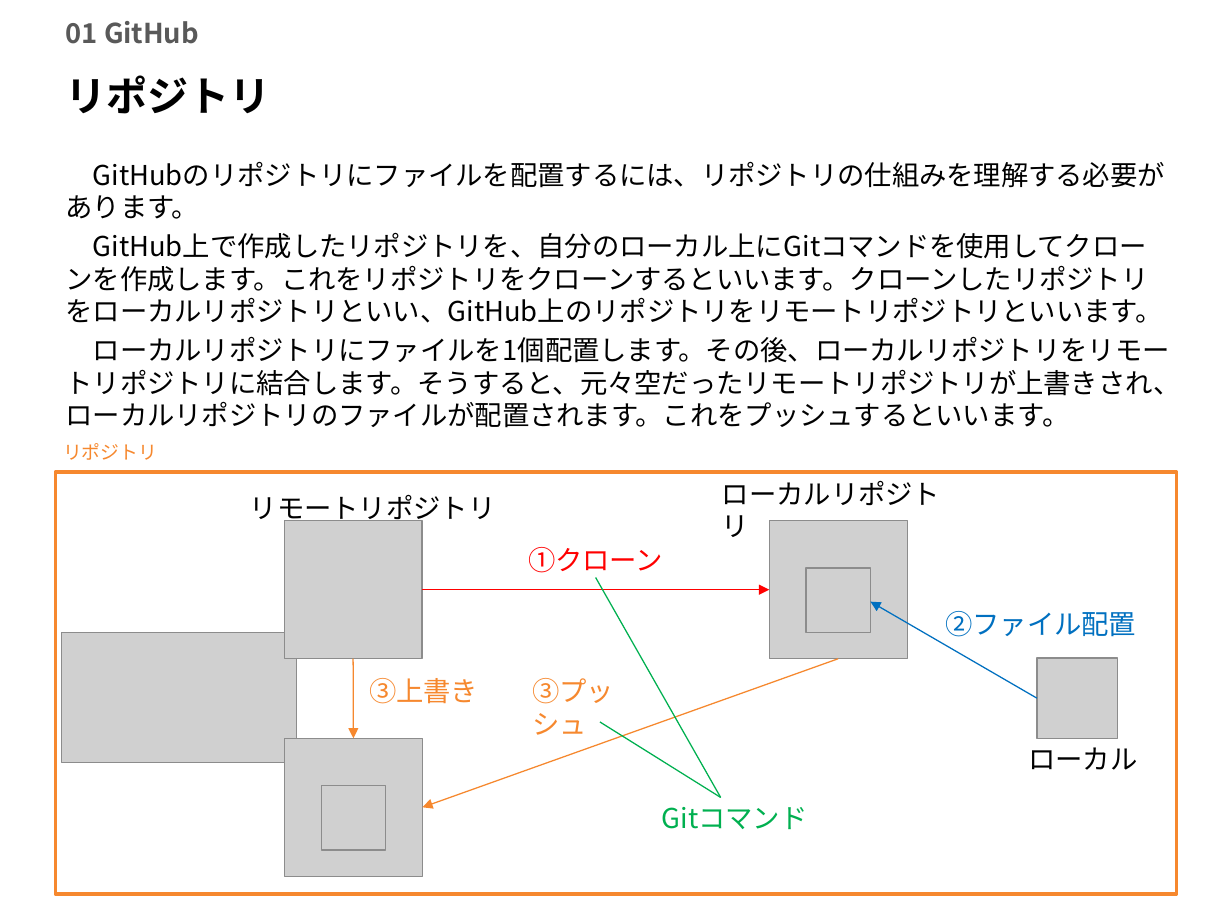
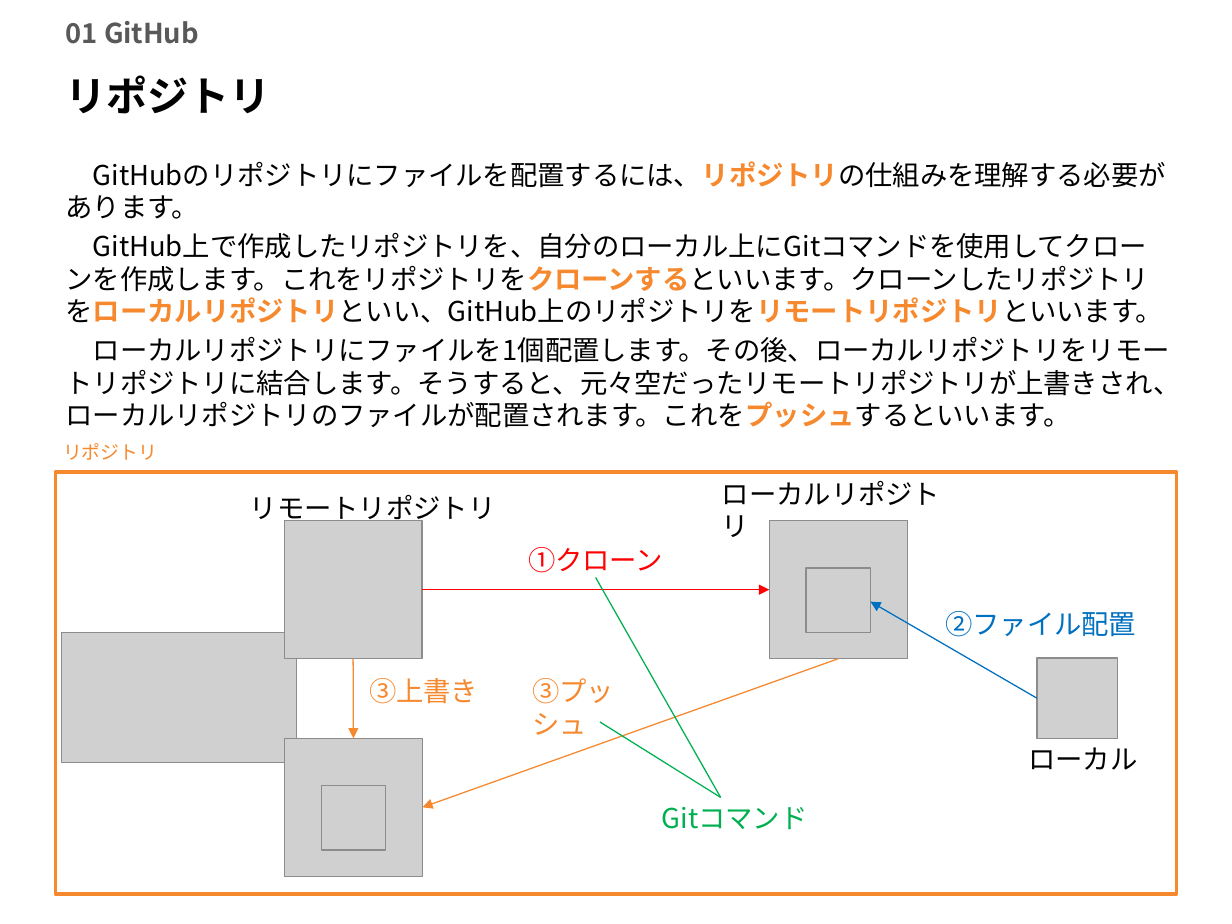
Before and after one commit to naseblab/github-school, a slide deck: slide 4 of 教材/15章_Terraform実践.pptx. Drawn at 1232x924 pixels with LibreOffice and Linux fonts; fonts in the diff are those of the drawing; grey boxes stand for pictures; background and template pictures are left out. Boxes give left, top, right and bottom in pixels: in the first picture for what was removed or moved away, otherwise in the second. Text is boxed around its words. In the diff, an @@ line names an element or a change of style, - is before the commit and + after.

```diff
--- a/教材/15章_Terraform実践.pptx
+++ b/教材/15章_Terraform実践.pptx
@@ text "GitHubのリポジトリにファイルを配置するには、リポジトリの仕組みを理解する必要があります。" at (x1=66, y1=161, x2=1181, y2=428): text colour #000000 to #F6882E, bold on in "GitHubのリポジトリにファイルを配置するには、リポジトリの仕組みを理解する必要があります。", "GitHub上で作成したリポジトリを、自分のローカル上にGitコマンドを使用してクローンを作成します。これをリポジトリを ...", "ローカルリポジトリにファイルを1個配置します。その後、ローカルリポジトリをリモートリポジトリに結合します。そうすると、元 ..." @@
```
Also in this commit, not shown: 3 other slides changed, 8 other files.
